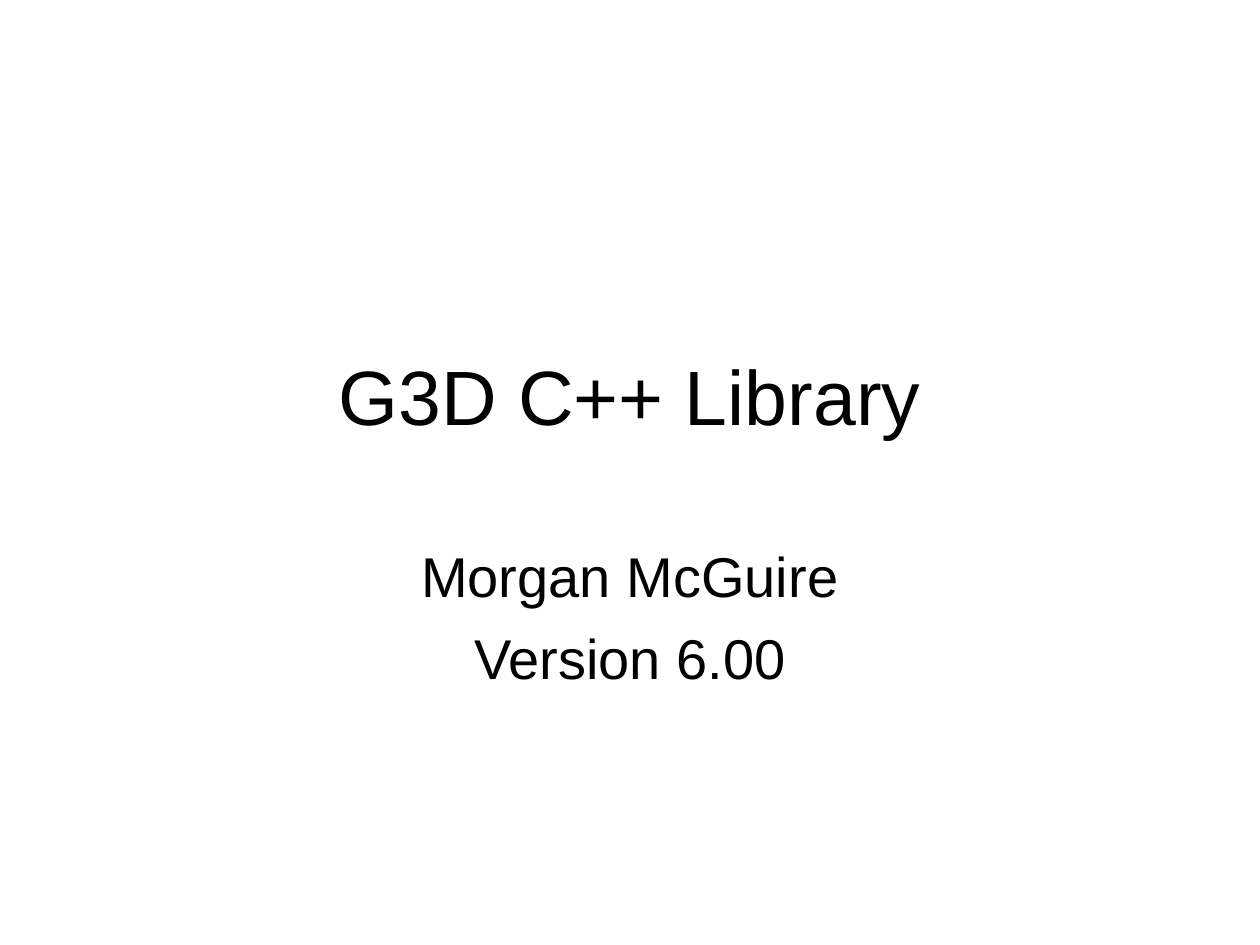
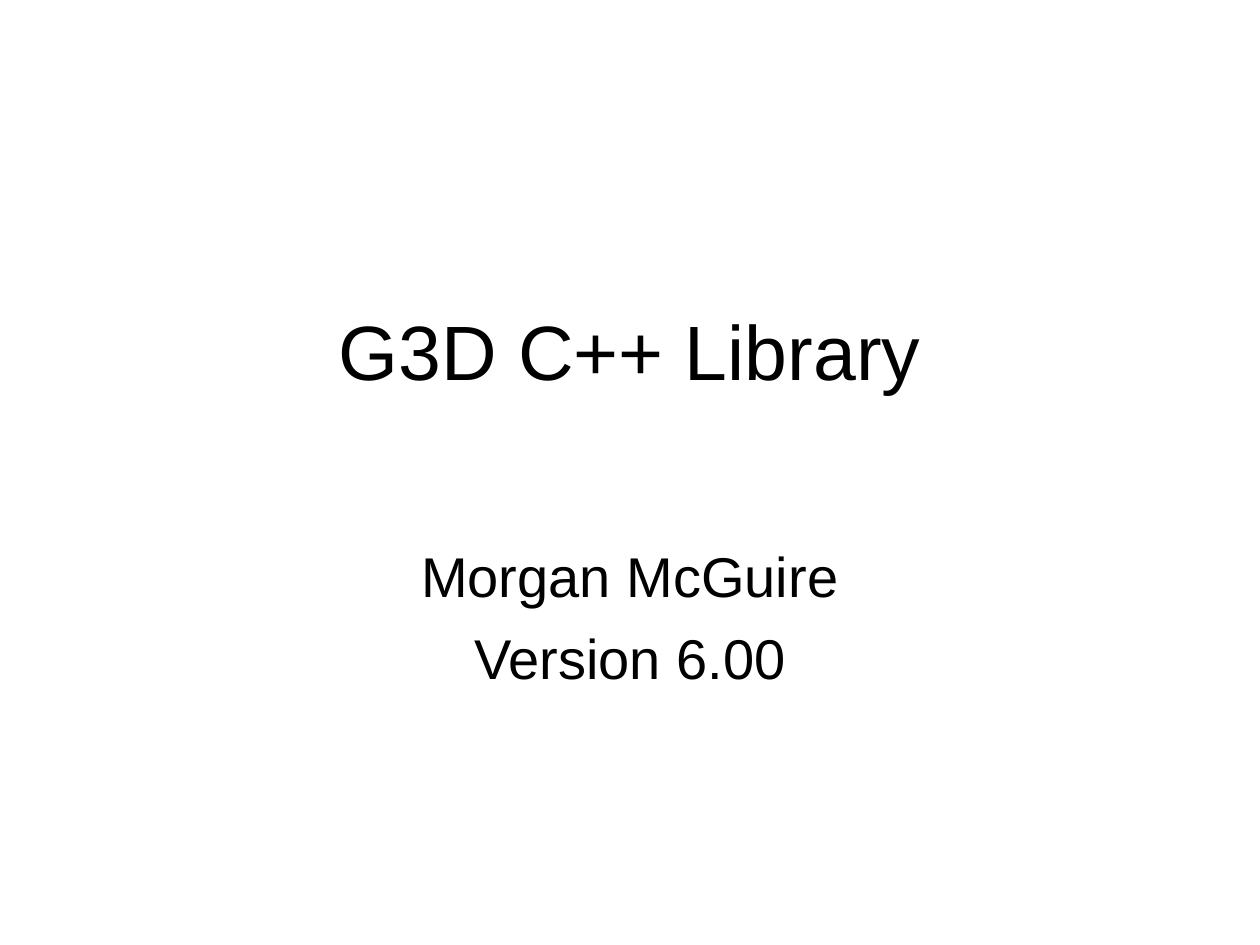
Before and after one commit to luaman/g3d-cpp, a slide deck: slide 1 of source/G3D-Overview.ppt. Drawn at 1260x945 pixels with LibreOffice and Linux fonts; fonts in the diff are those of the drawing; background and template pictures are left out. Boxes give left, top, right and bottom in pixels: in the first picture for what was removed or moved away, otherwise in the second. Text is boxed around its words. In the diff, an @@ line names an element or a change of style, - is before the commit and + after.

```diff
--- a/source/G3D-Overview.ppt
+++ b/source/G3D-Overview.ppt
@@ title "G3D C++ Library": place and size @@
-title "G3D C++ Library" at <box>339,369,920,440</box>
+title "G3D C++ Library" at <box>339,324,920,394</box>
```
Also in this commit, not shown: 2 other slides changed, 1 slide removed, 3 other files.
